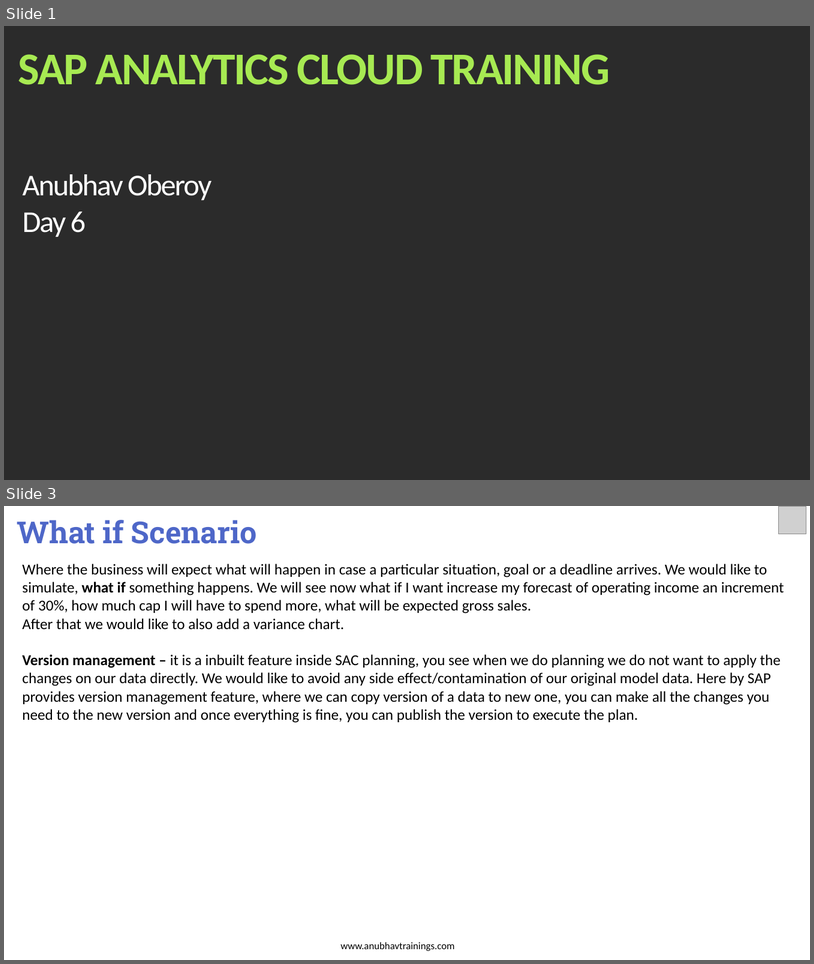
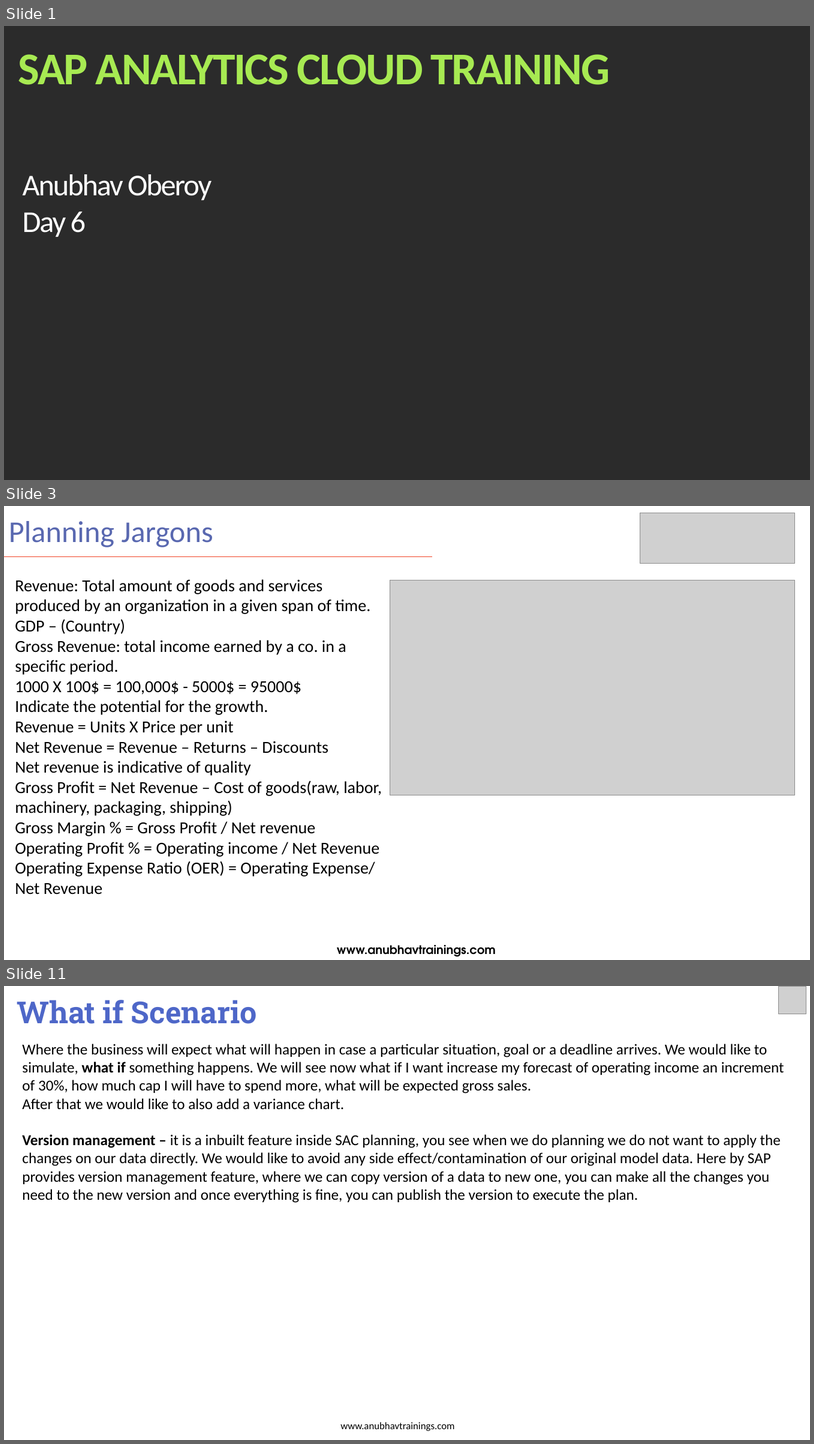
Before and after one commit to soyuztechnologies/SAC_merckgroup, a slide deck: day 6/SAC_Training Day 6.pptx. Shown one above the other, each under a label of ours: slides 1 and 3 before the commit, slides 1, 3 and 11 after it; the slides between them are not shown. The pictures are 814x964 and 814x1444 pixels, drawn with LibreOffice and Linux fonts; fonts in the diff are those of the drawing; grey boxes stand for pictures; background and template pictures are left out; a plain dark background stands for a picture behind light text. Boxes give left, top, right and bottom in pixels: in the first picture for what was removed or moved away, otherwise in the second. Text is boxed around its words. In the diff, an @@ line names an element or a change of style, - is before the commit and + after.

```diff
--- a/day 6/SAC_Training Day 6.pptx
+++ b/day 6/SAC_Training Day 6.pptx
@@ slide 3 added at (4, 506, 810, 960), background #FFFFFF @@
@@ title added at (9, 521, 213, 547), 36 pt, text #5968B0 @@
+Planning Jargons
@@ picture added at (641, 513, 795, 564) @@
@@ line added from (4, 557) to (433, 557), #F14124 1 pt @@
@@ text added at (15, 579, 382, 894), 20 pt, text #000000 @@
+Revenue: Total amount of goods and services produced by an organization in a given span of time.
+GDP – (Country)
+Gross Revenue: total income earned by a co. in a specific period.
+1000 X 100$ = 100,000$ - 5000$ = 95000$
+Indicate the potential for the growth.
+Revenue = Units X Price per unit
+Net Revenue = Revenue – Returns – Discounts
+Net revenue is indicative of quality
+Gross Profit = Net Revenue – Cost of goods(raw, labor, machinery, packaging, shipping)
+Gross Margin % = Gross Profit / Net revenue
+Operating Profit % = Operating income / Net Revenue
+Operating Expense Ratio (OER) = Operating Expense/ Net Revenue
@@ picture added at (390, 580, 795, 795) @@
@@ text added at (337, 945, 496, 957), 14 pt, text #000000, bold @@
+www.anubhavtrainings.com
@@ what was slide 3 is now slide 11 @@
```
Also in this commit, not shown: 1 slide changed, 7 other slides added, 5 other files.
